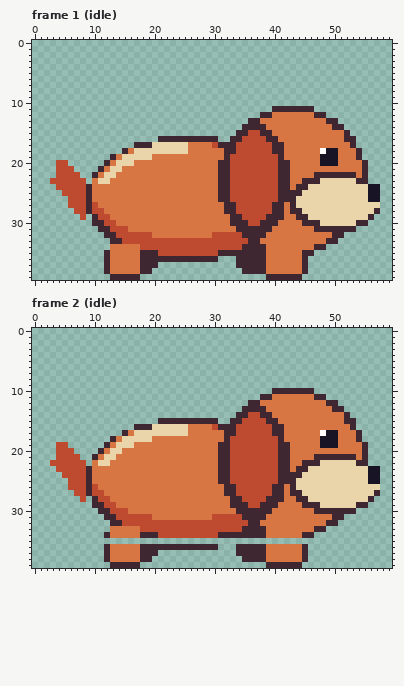
Two versions of one pixel-art file, art/antagonists/dog-antagonist.aseprite. Above: the version before the commit.
60x40 pixels, 15 frames. Shown: frame 1 (idle), frame 2 (idle). The commit also changed other frames, which this record leaves out.
New version:
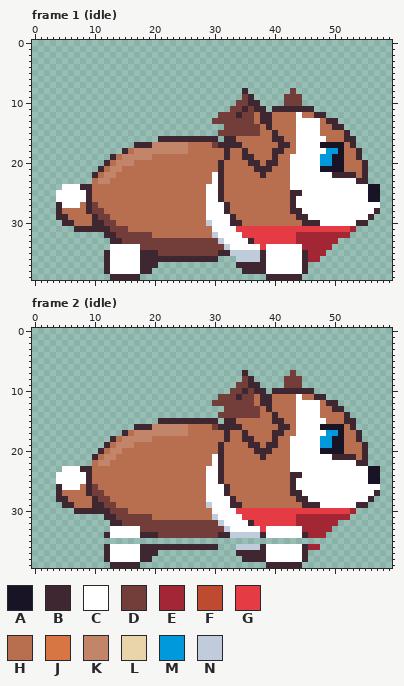
Palette (. is transparent): A #181425  B #3e2731  C #ffffff  D #733e39  E #a22633  F #be4a2f  G #e43b44  H #b86f50  J #d77643  K #c28569  L #ead4aa  M #0099db  N #c0cbdc
From the commit log: Adapt Archie identity to antagonist sprite and portrait
What changed:
Changed rows in their new state; - is an unchanged pixel.
Frame 1 (idle):
first column x 3:
 8 --------------------------------B-------D--------------
 9 --------------------------------DB-----DDD-------------
10 -------------------------------DDBB----DDD-------------
11 ------------------------------DDBDBB-------------------
12 ----------------------------DDDBDDH--HHHHCHH-----------
13 ---------------------------DDDDDDDHBBHHHHCCCCH---------
14 -----------------------------DDDDDDHBHHHHCCCCHH--------
15 ----------------------------DDDDDDDHHBHHHCCCCHHHH------
16 -----------------------------B-HHHHHH-BHHCCCCCHHH------
17 -----------------KKKKKKHHHHD---BHHHHHH-BHCCCCAAAAH-----
18 -------------HKKKKKKKKKHHHHHH-HHBHHHH--HHCCCC-MMAHH----
19 -----------HKKKKKHHHHHHHHHHHH-HHBBHHHBHHCCCCCMM-AHH----
20 -..-------HKKKHHHHHHHHHHHHHH-HHHHBBHBBHHCCCCCMM-AHHH---
21 -...-----HKKHHHHHHHHHHHHHHHH-HHHHHBBBHHHCCCCCAAAAHHH---
22 -....---HKKHHHHHHHHHHHHHHHHC-HHHHHHBHHHHCCCCCCC----H---
23 ......-HKKHHHHHHHHHHHHHHHHHC-HHHHHHHHHHHCCCCCCCCCCC----
24 -.CCCB-HHHHHHHHHHHHHHHHHHHCC-HHHHHHHHHHHCCCCCCCCCCCCC--
25 -CCCCC-HHHHHHHHHHHHHHHHHHHCC-HHHHHHHHHHH--CCCCCCCCCCC--
26 -CCCCC-HHHHHHHHHHHHHHHHHHHCC-HHHHHHHHHHH-CCCCCCCCCCCC--
27 -BCCCH-DHHHHHHHHHHHHHHHHHHCCC-HHHHHHHHHH-CCCCCCCCCCCCCC
28 -BHHHH-DDHHHHHHHHHHHHHHHHHCCC-HHHHHHHHHH--CCCCCCCCCCCC-
29 -BBHHHH-DDHHHHHHHHHHHHHHHHCCCC-HHHHHHHHHH--CCCCCCCCCC--
30 --BBHHH--DDHHHHHHHHHHHHHHHNCCC--HHHHHHHHHH---CCCCCC----
31 ----BBBB--DDDHHHHHHHHHHHHHHCCCCGGGGGGGGGGGGGGGGGGGE----
32 -----------DDDDDDHHHHHHHHHHNCCCCGGGGGGGGGEEEEEEEEE-----
33 ------------DDDDDDDDDDDDDDDDNCCCC-GGGGGGGEEEEEEE-------
34 ----------CCCCCDDDDDDDDDDDDDDNCCCCCGCCCCCCEEEEE--------
35 ----------CCCCC---DDDDDDDDDD--NNNNN-CCCCCC-EEE---------
36 ----------CCCCC----------------NNNN-CCCCCC-EE----------
37 ----------CCCCC---------------------CCCCCC-------------
38 ----------CCCCC---------------------CCCCCC-------------
Frame 2 (idle):
first column x 3:
 7 --------------------------------B-------D--------------
 8 --------------------------------DB-----DDD-------------
 9 -------------------------------DDBB----DDD-------------
10 ------------------------------DDBDBB-------------------
11 ----------------------------DDDBDDH--HHHHCHH-----------
12 ---------------------------DDDDDDDHBBHHHHCCCCH---------
13 -----------------------------DDDDDDHBHHHHCCCCHH--------
14 ----------------------------DDDDDDDHHBHHHCCCCHHHH------
15 -----------------------------B-HHHHHH-BHHCCCCCHHH------
16 -----------------KKKKKKHHHHD---BHHHHHH-BHCCCCAAAAH-----
17 -------------HKKKKKKKKKHHHHHH-HHBHHHH--HHCCCC-MMAHH----
18 -----------HKKKKKHHHHHHHHHHHH-HHBBHHHBHHCCCCCMM-AHH----
19 -..-------HKKKHHHHHHHHHHHHHH-HHHHBBHBBHHCCCCCMM-AHHH---
20 -...-----HKKHHHHHHHHHHHHHHHH-HHHHHBBBHHHCCCCCAAAAHHH---
21 -....---HKKHHHHHHHHHHHHHHHHC-HHHHHHBHHHHCCCCCCC----H---
22 ......-HKKHHHHHHHHHHHHHHHHHC-HHHHHHHHHHHCCCCCCCCCCC----
23 -.CCCB-HHHHHHHHHHHHHHHHHHHCC-HHHHHHHHHHHCCCCCCCCCCCCC--
24 -CCCCC-HHHHHHHHHHHHHHHHHHHCC-HHHHHHHHHHH--CCCCCCCCCCC--
25 -CCCCC-HHHHHHHHHHHHHHHHHHHCC-HHHHHHHHHHH-CCCCCCCCCCCC--
26 -BCCCH-DHHHHHHHHHHHHHHHHHHCCC-HHHHHHHHHH-CCCCCCCCCCCCCC
27 -BHHHH-DDHHHHHHHHHHHHHHHHHCCC-HHHHHHHHHH--CCCCCCCCCCCC-
28 -BBHHHH-DDHHHHHHHHHHHHHHHHCCCC-HHHHHHHHHH--CCCCCCCCCC--
29 --BBHHH--DDHHHHHHHHHHHHHHHNCCC--HHHHHHHHHH---CCCCCC----
30 ----BBBB--DDDHHHHHHHHHHHHHHCCCCGGGGGGGGGGGGGGGGGGGE----
31 -----------DDDDDDHHHHHHHHHHNCCCCGGGGGGGGGEEEEEEEEE-----
32 ------------DDDDDDDDDDDDDDDDNCCCC-GGGGGGGEEEEEEE-------
33 ----------CCCCCDDDDDDDDDDDDDDNCCCCCGCCCCCCEEEEE--------
34 ----------CCCCC---DDDDDDDDDD--NNNNN-CCCCCC-EEE---------
36 ----------CCCCC----------------NNNN-CCCCCC-EE----------
37 ----------CCCCC---------------------CCCCCC-------------
38 ----------CCCCC---------------------CCCCCC-------------
